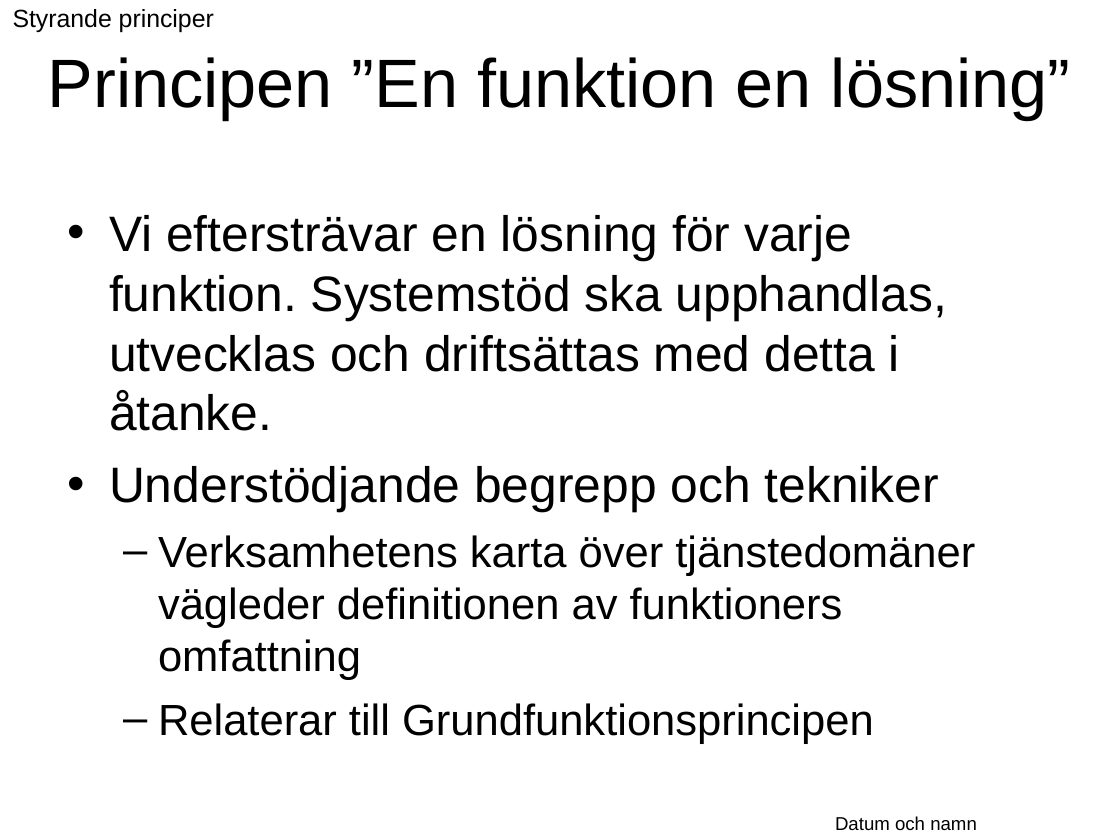
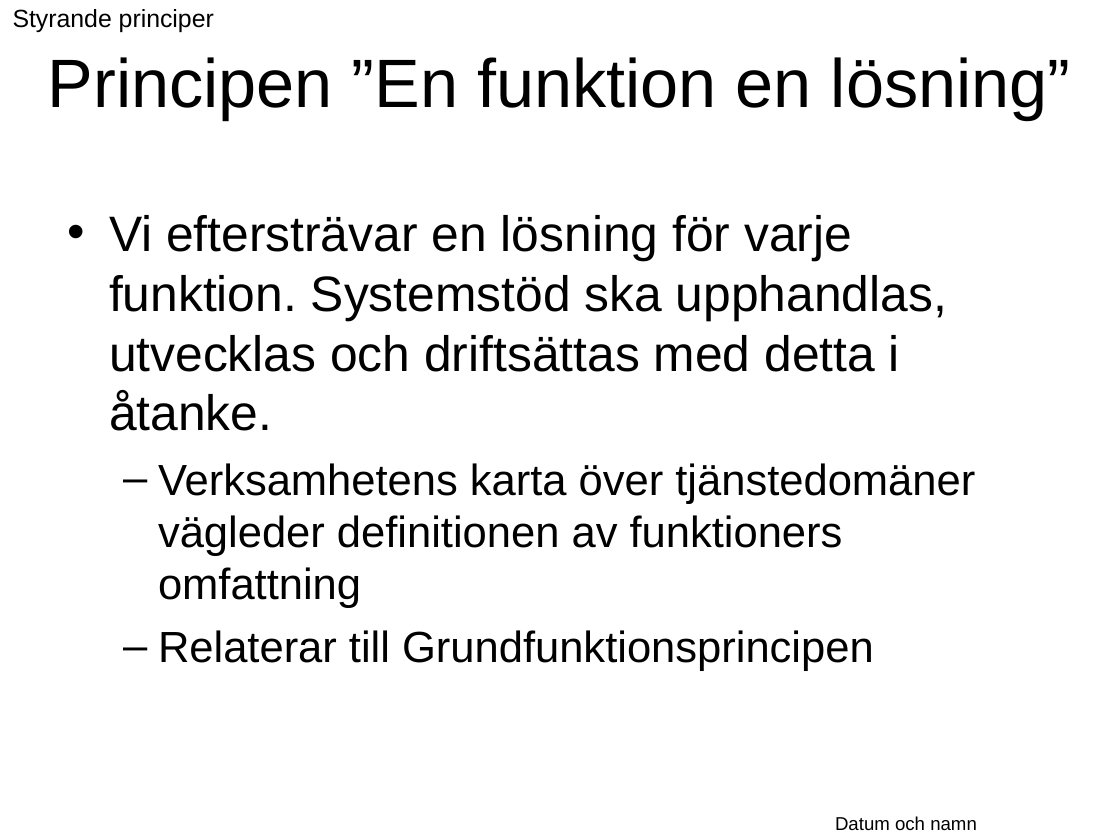
Before and after one commit to Vastra-Gotalandsregionen/oppna-program-hsatools, a slide deck: slide 25 of reference-architecture/Introduktion/Referensarkitektur_oversikt.ppt. Drawn at 1120x840 pixels with LibreOffice and Linux fonts; fonts in the diff are those of the drawing; background and template pictures are left out. Boxes give left, top, right and bottom in pixels: in the first picture for what was removed or moved away, otherwise in the second. Text is boxed around its words. In the diff, an @@ line names an element or a change of style, - is before the commit and + after.

```diff
--- a/reference-architecture/Introduktion/Referensarkitektur_oversikt.ppt
+++ b/reference-architecture/Introduktion/Referensarkitektur_oversikt.ppt
@@ text at bbox=[109, 466, 939, 513]: paragraph removed @@
-• Understödjande begrepp och tekniker
```
Also in this commit, not shown: 4 other slides changed, 1 other file.
